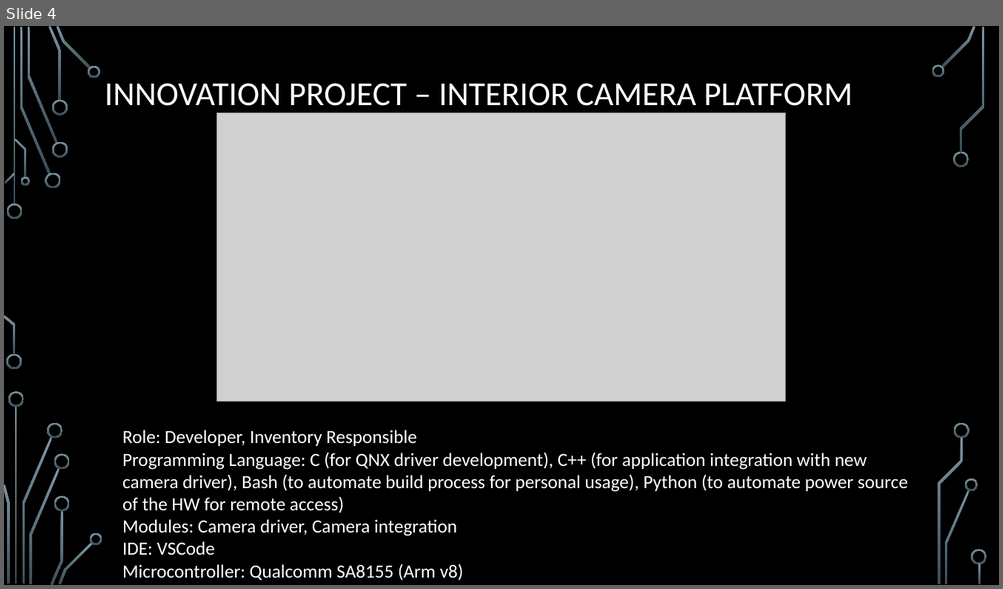
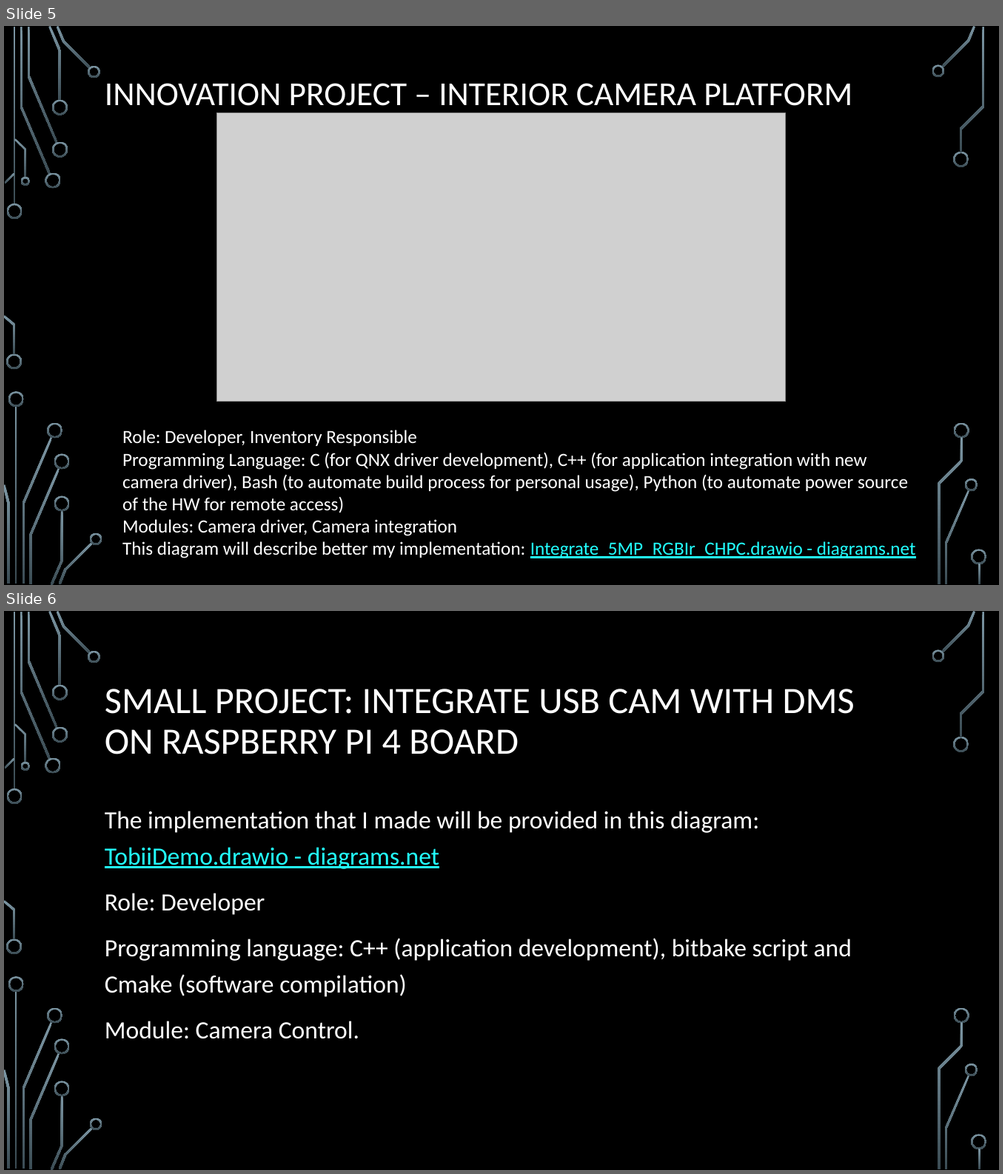
Before and after one commit to truonggiangtran/JobSearch, a slide deck: Presentation/Presentation.pptx. Shown one above the other, each under a label of ours: slide 4 before the commit, slides 5 and 6 after it. The pictures are 1003x589 and 1003x1174 pixels, drawn with LibreOffice and Linux fonts; fonts in the diff are those of the drawing; grey boxes stand for pictures; background and template pictures are left out. Boxes give left, top, right and bottom in pixels: in the first picture for what was removed or moved away, otherwise in the second. Text is boxed around its words. In the diff, an @@ line names an element or a change of style, - is before the commit and + after.

```diff
--- a/Presentation/Presentation.pptx
+++ b/Presentation/Presentation.pptx
@@ slide 6 added at (x1=4, y1=611, x2=999, y2=1170), background picture (left out); not listed: 36 template elements that a slide beside it also shows @@
@@ title added at (x1=105, y1=689, x2=854, y2=755), 36 pt, text #FFFFFF @@
+SMALL PROJECT: INTEGRATE USB CAM WITH DMS ON RASPBERRY PI 4 BOARD
@@ text added at (x1=105, y1=811, x2=851, y2=1039), 24 pt, text #FFFFFF @@
+The implementation that I made will be provided in this diagram: TobiiDemo.drawio - diagrams.net
+Role: Developer
+Programming language: C++ (application development), bitbake script and Cmake (software compilation)
+Module: Camera Control.
@@ what was slide 4 is now slide 5 @@
@@ slide 5 changed as well @@
@@ text at (x1=122, y1=542, x2=916, y2=559): text changed @@
-IDE: VSCode
-Microcontroller: Qualcomm SA8155 (Arm v8)
+This diagram will describe better my implementation: Integrate_5MP_RGBIr_CHPC.drawio - diagrams.net
```
Also in this commit, not shown: 4 other slides changed, 2 other slides added, 1 slide removed.
